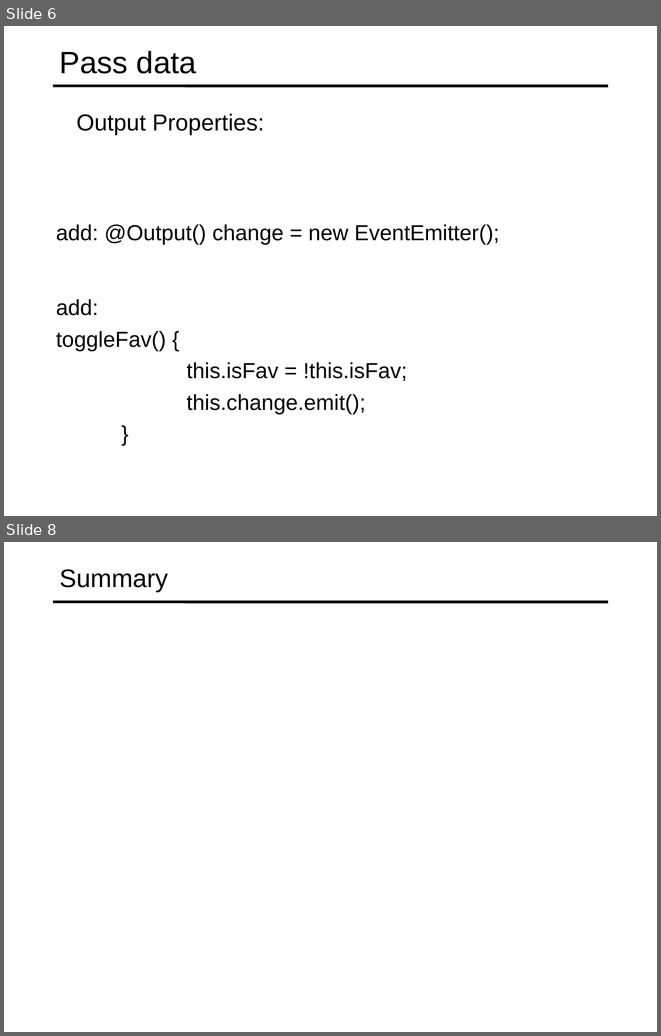
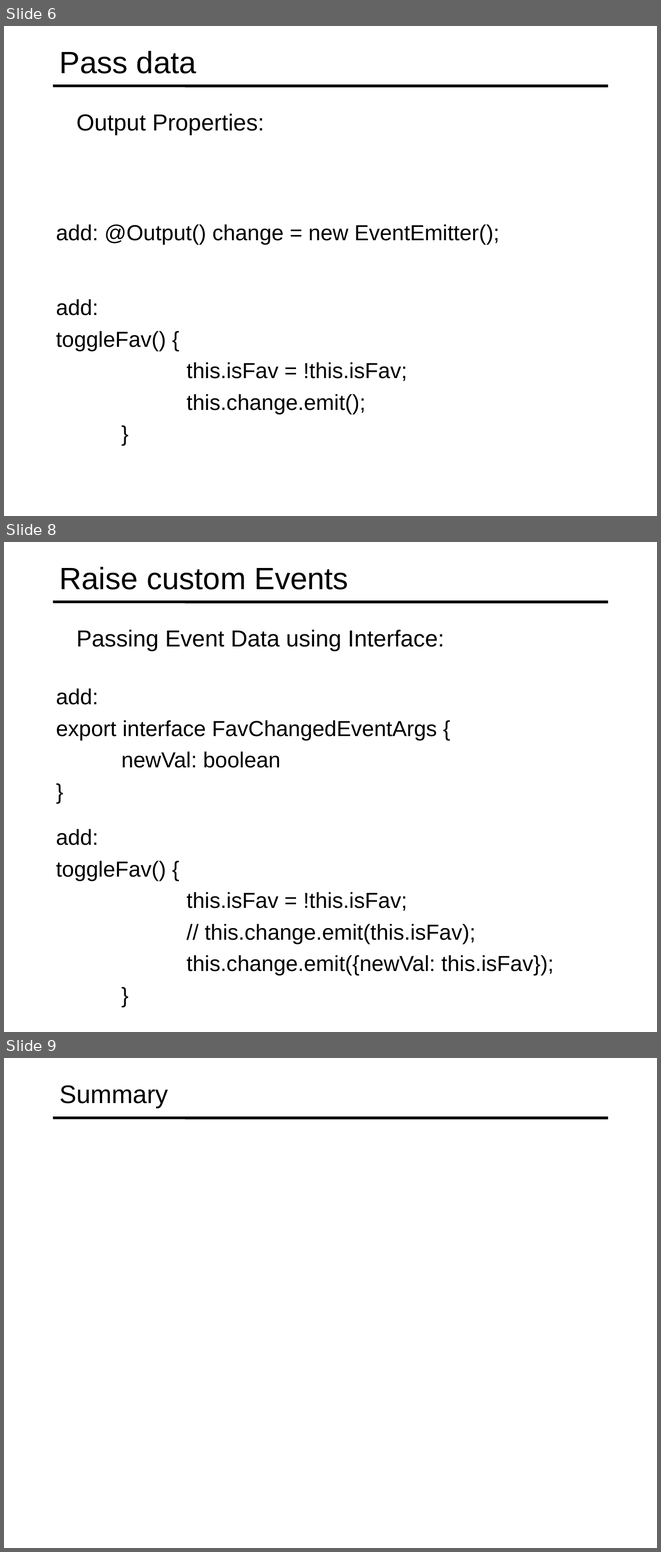
Before and after one commit to specter01wj/Jago_Link_Training, a slide deck: Angular/Angular7/Angular Advanced Course/Essentials/3.Building Re-usable Components/L3_Building Re-usable Components.ppt. Shown one above the other, each under a label of ours: slides 6 and 8 before the commit, slides 6, 8 and 9 after it; the slides between them are not shown. The pictures are 661x1036 and 661x1552 pixels, drawn with LibreOffice and Linux fonts; fonts in the diff are those of the drawing. Boxes give left, top, right and bottom in pixels: in the first picture for what was removed or moved away, otherwise in the second. Text is boxed around its words. In the diff, an @@ line names an element or a change of style, - is before the commit and + after.

```diff
--- a/Angular/Angular7/Angular Advanced Course/Essentials/3.Building Re-usable Components/L3_Building Re-usable Components.ppt
+++ b/Angular/Angular7/Angular Advanced Course/Essentials/3.Building Re-usable Components/L3_Building Re-usable Components.ppt
@@ slide 8 added at [4,542,657,1032], background #FFFFFF; not listed: 1 template element that a slide beside it also shows @@
@@ title added at [60,567,348,590], 34 pt, text #000000 @@
+Raise custom Events
@@ text added at [77,629,444,651], 25.5 pt, text #000000 @@
+  Passing Event Data using Interface:
@@ text added at [56,688,437,768], 24 pt, text #000000 @@
+  add:
+  export interface FavChangedEventArgs {
+  newVal: boolean
+  }
@@ text added at [56,829,554,976], 24 pt, text #000000 @@
+  add:
+  toggleFav() {
+  this.isFav = !this.isFav;
+  // this.change.emit(this.isFav);
+  this.change.emit({newVal: this.isFav});
+  }
@@ what was slide 8 is now slide 9 @@
```
Also in this commit, not shown: 1 slide changed.
